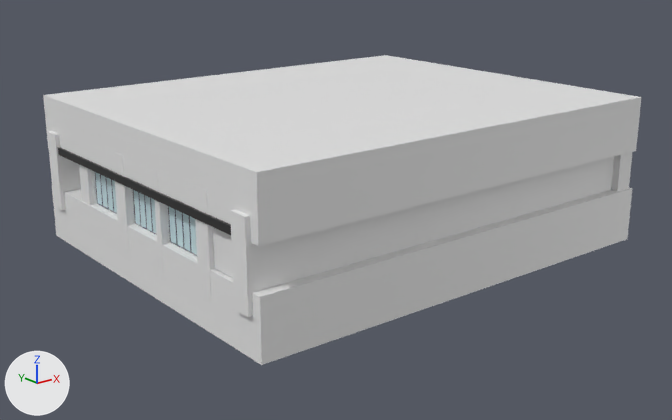
One commit to the FBX model Assets/Models/Bases/office.fbx: the scene before it, then after it.
Before and after are seen from a 50 mm camera at (-78.8, -88.9, 26.7) aimed at (-21.1, -16.7, -2.2). The lights are fixed; the arrows at lower left show +X, +Y and +Z. Where no turn or scale is listed for an object, it has been applied to the vertices.

In view in the first picture: 'Plane', 'celling', 'column.003', 'column.006', 'column.007', 'floor', 'hole', 'wall', 'wall.001', 'wall.002'.
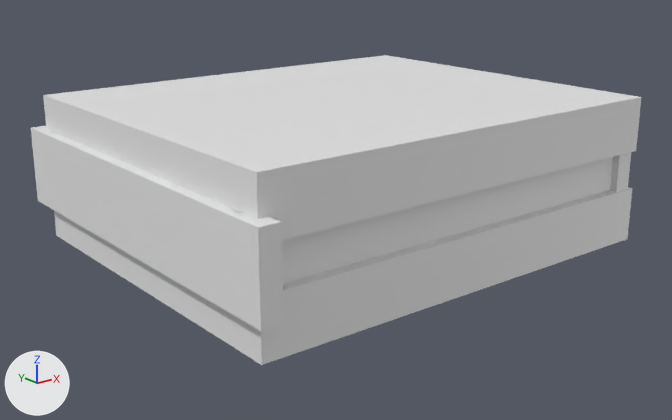
What differs and where, as boxes (x1, y1, x2, y2) in the pictures (672 x 420 px):
'wall.005', added: after (31, 126, 283, 331)
'wall.002', moved: before (611, 152, 632, 192); after (610, 152, 631, 192)
'Plane', unchanged, covered by the edit: before (58, 148, 231, 235)
'column.006', unchanged, covered by the edit: before (194, 185, 215, 301); after (194, 185, 207, 198)
'wall.001', unchanged, covered by the edit: before (47, 131, 81, 210); after (51, 132, 60, 135)

Patch to the scene script:
```diff
--- a/Assets/Models/Bases/office.fbx.py
+++ b/Assets/Models/Bases/office.fbx.py
@@ ob_wall_002 @@
 ob_wall_002 = bpy.data.objects.new('wall.002', me_cube_017)
-ob_wall_002.location = (2.21, -15.93, 2.0)
+ob_wall_002.location = (2.01, -15.93, 2.0)
 ob_wall_002.rotation_euler = (1.571, 0.0, -1.571)  # degrees (90, 0, -90)
@@ ob_wall_005 @@
+ob_wall_005 = bpy.data.objects.new('wall.005', me_cube_016.copy())  # the mesh of ob_wall_001_1
+ob_wall_005.location = (-43.26, -15.96, 2.0)
+ob_wall_005.rotation_euler = (1.571, 0.0, -1.571)  # degrees (90, 0, -90)
+ob_wall_005.scale = (-21.0, -3.96, -1.0)
```
